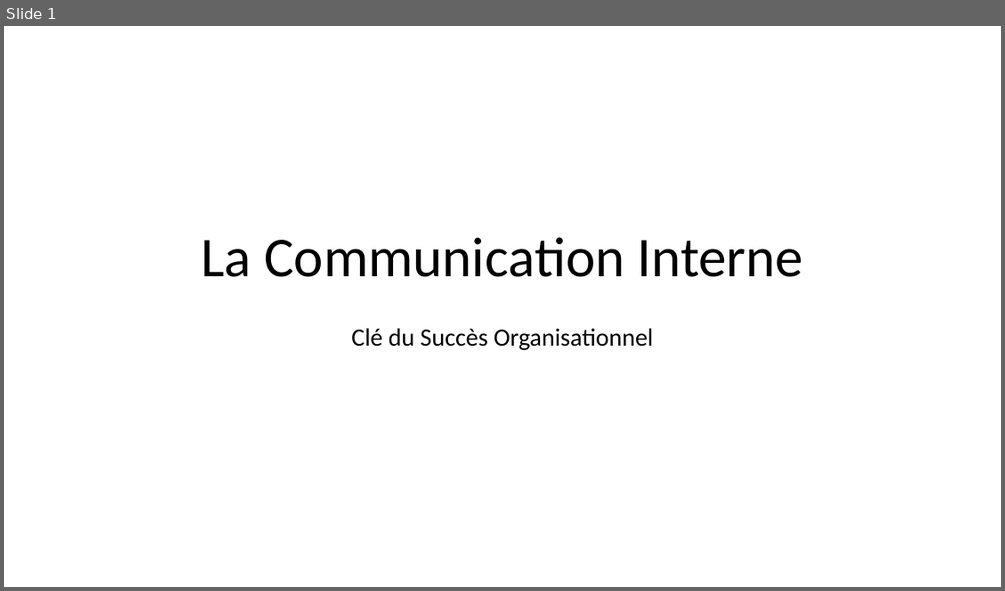
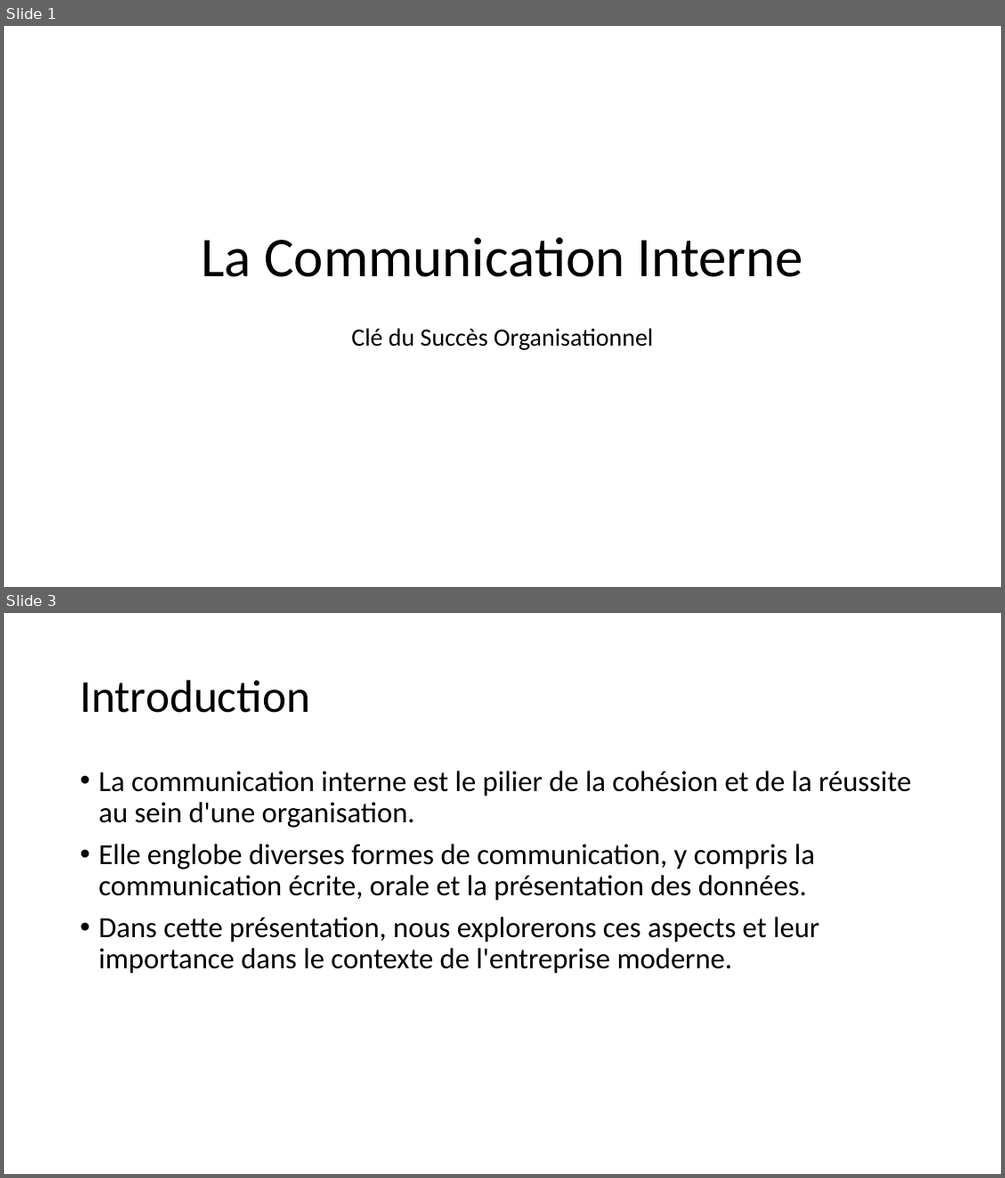
Before and after one commit to HlaimBTW/PPT-CommunicationInterne, a slide deck: Presentation.pptx. Shown one above the other, each under a label of ours: slide 1 before the commit, slides 1 and 3 after it; the slides between them are not shown. The pictures are 1005x591 and 1005x1178 pixels, drawn with LibreOffice and Linux fonts; fonts in the diff are those of the drawing. Boxes give left, top, right and bottom in pixels: in the first picture for what was removed or moved away, otherwise in the second. Text is boxed around its words. In the diff, an @@ line names an element or a change of style, - is before the commit and + after.

```diff
--- a/Presentation.pptx
+++ b/Presentation.pptx
@@ slide 3 added at <box>4,613,1001,1174</box>, background #FFFFFF @@
@@ title added at <box>80,680,310,713</box>, 44 pt, text #000000 @@
+Introduction
@@ text added at <box>98,771,911,973</box>, 28 pt, text #000000 @@
+• La communication interne est le pilier de la cohésion et de la réussite au sein d'une organisation.
+• Elle englobe diverses formes de communication, y compris la communication écrite, orale et la présentation des données.
+• Dans cette présentation, nous explorerons ces aspects et leur importance dans le contexte de l'entreprise moderne.
```
Also in this commit, not shown: 7 other slides added, 1 slide removed.
